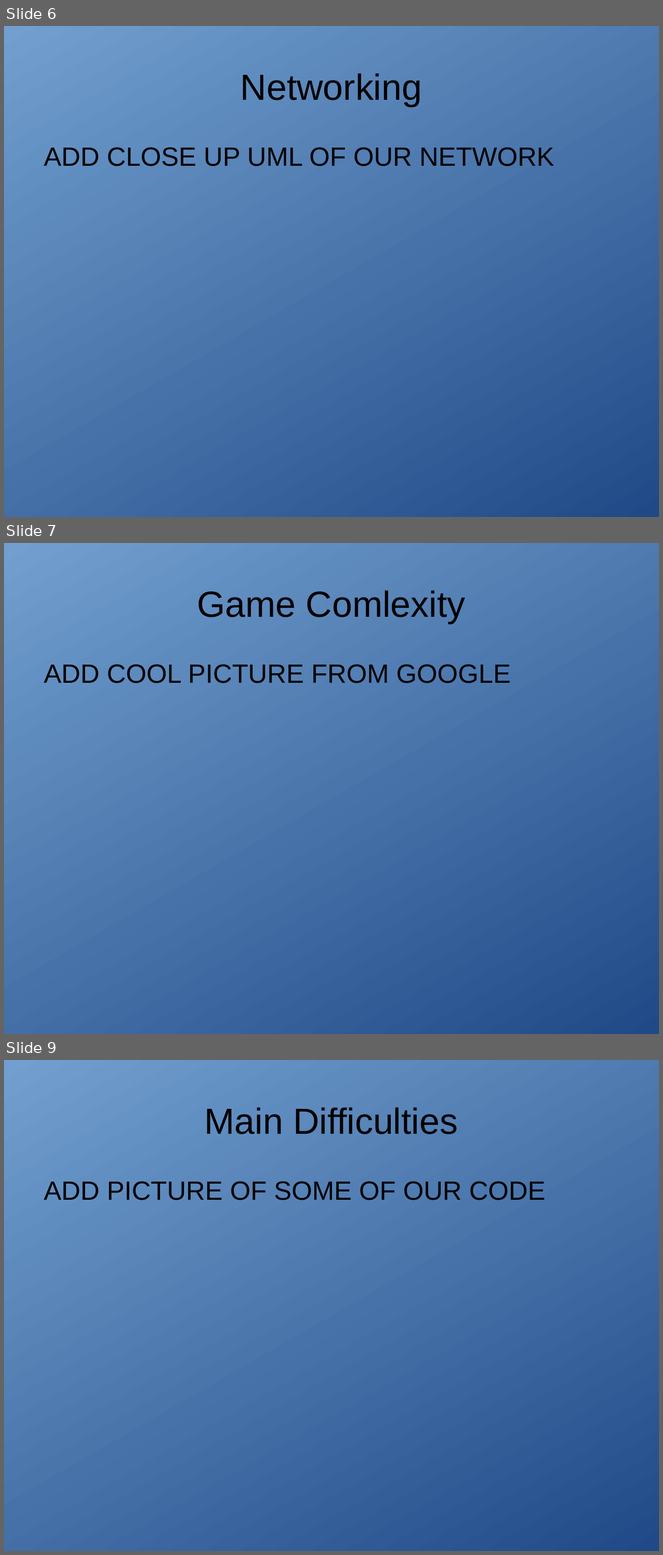
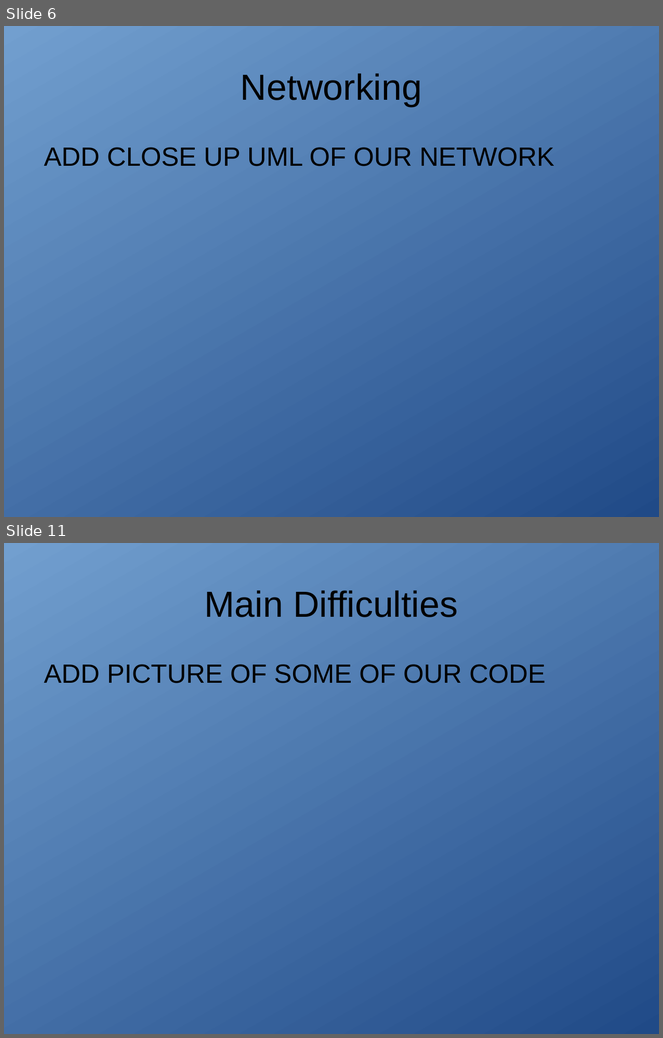
Before and after one commit to bruskajp/Hnefatafl, a slide deck: FinalProject.ppt. Shown one above the other, each under a label of ours: slides 6, 7 and 9 before the commit, slides 6 and 11 after it; the slides between them are not shown. The pictures are 663x1555 and 663x1038 pixels, drawn with LibreOffice and Linux fonts; fonts in the diff are those of the drawing. Boxes give left, top, right and bottom in pixels: in the first picture for what was removed or moved away, otherwise in the second. Text is boxed around its words. In the diff, an @@ line names an element or a change of style, - is before the commit and + after.

```diff
--- a/FinalProject.ppt
+++ b/FinalProject.ppt
@@ slide 7 removed at [4,543,659,1034], background gradient #729FCF to #204A87 @@
@@ title removed at [197,590,465,624] @@
-Game Comlexity
@@ text removed at [44,664,511,683] @@
-ADD COOL PICTURE FROM GOOGLE
@@ what was slide 9 is now slide 11 @@
```
Also in this commit, not shown: 2 slides changed, 4 slides added, 1 other slide removed.
